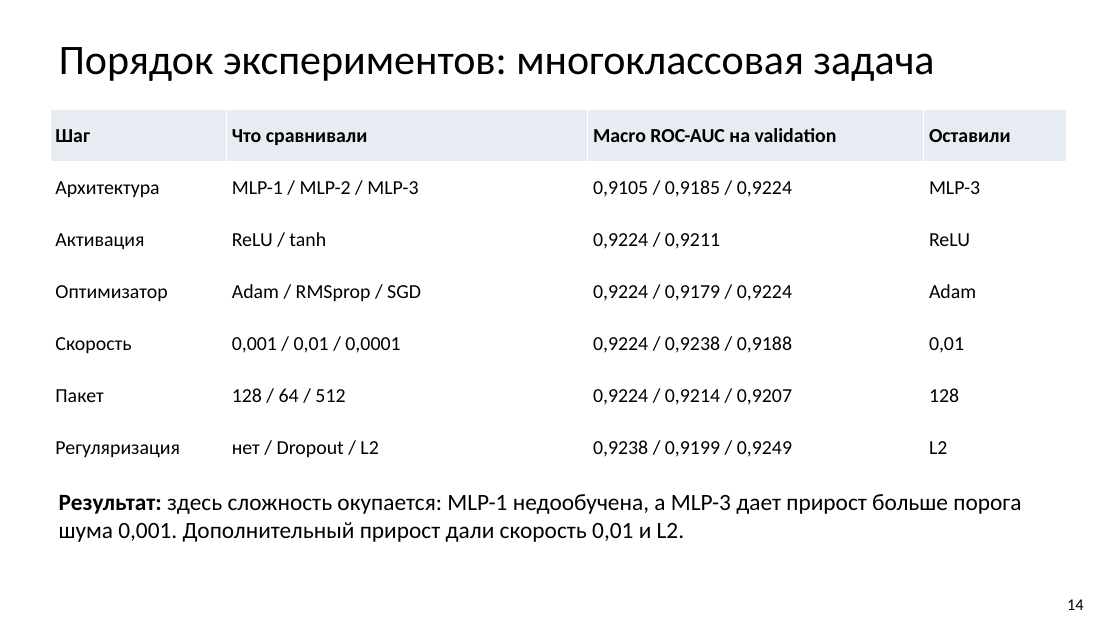
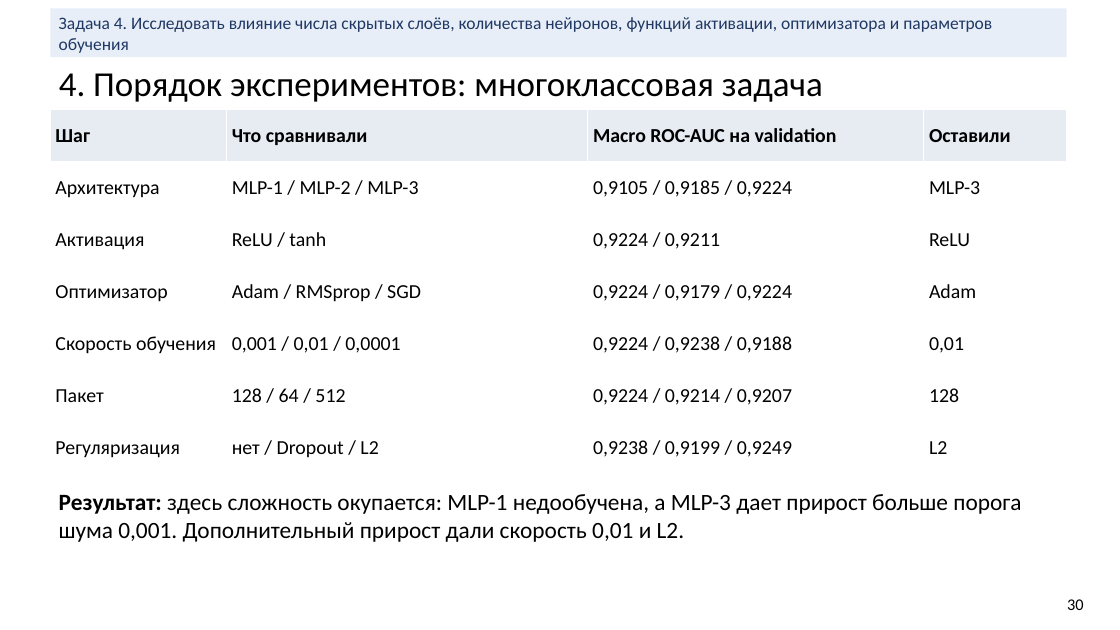
Before and after one commit to bigflyy/nn-uni, a slide deck: slide 30 of labs/lab1/nn-lab-1.pptx (slide 14 before the commit). Drawn at 1120x630 pixels with LibreOffice and Linux fonts; fonts in the diff are those of the drawing. Boxes give left, top, right and bottom in pixels: in the first picture for what was removed or moved away, otherwise in the second. Text is boxed around its words. In the diff, an @@ line names an element or a change of style, - is before the commit and + after.

```diff
--- a/labs/lab1/nn-lab-1.pptx
+++ b/labs/lab1/nn-lab-1.pptx
@@ rectangle added at [50,8,1067,57], fill #E8EEF7, 15 pt, text #1F3864 @@
+Задача 4. Исследовать влияние числа скрытых слоёв, количества нейронов, функций активации, оптимизатора и параметров обучения
@@ title at [59,73,823,102]: text changed; size 36 to 30 pt @@
-Порядок экспериментов: многоклассовая задача
+4. Порядок экспериментов: многоклассовая задача
@@ table at [50,109,1067,474] @@
-row 5, column 1: Скорость
+row 5, column 1: Скорость обучения
@@ text at [1067,599,1084,610]: text changed @@
-14
+30
```
Also in this commit, not shown: 41 other slides changed, 19 slides added, 2 slides removed, 19 other files.
